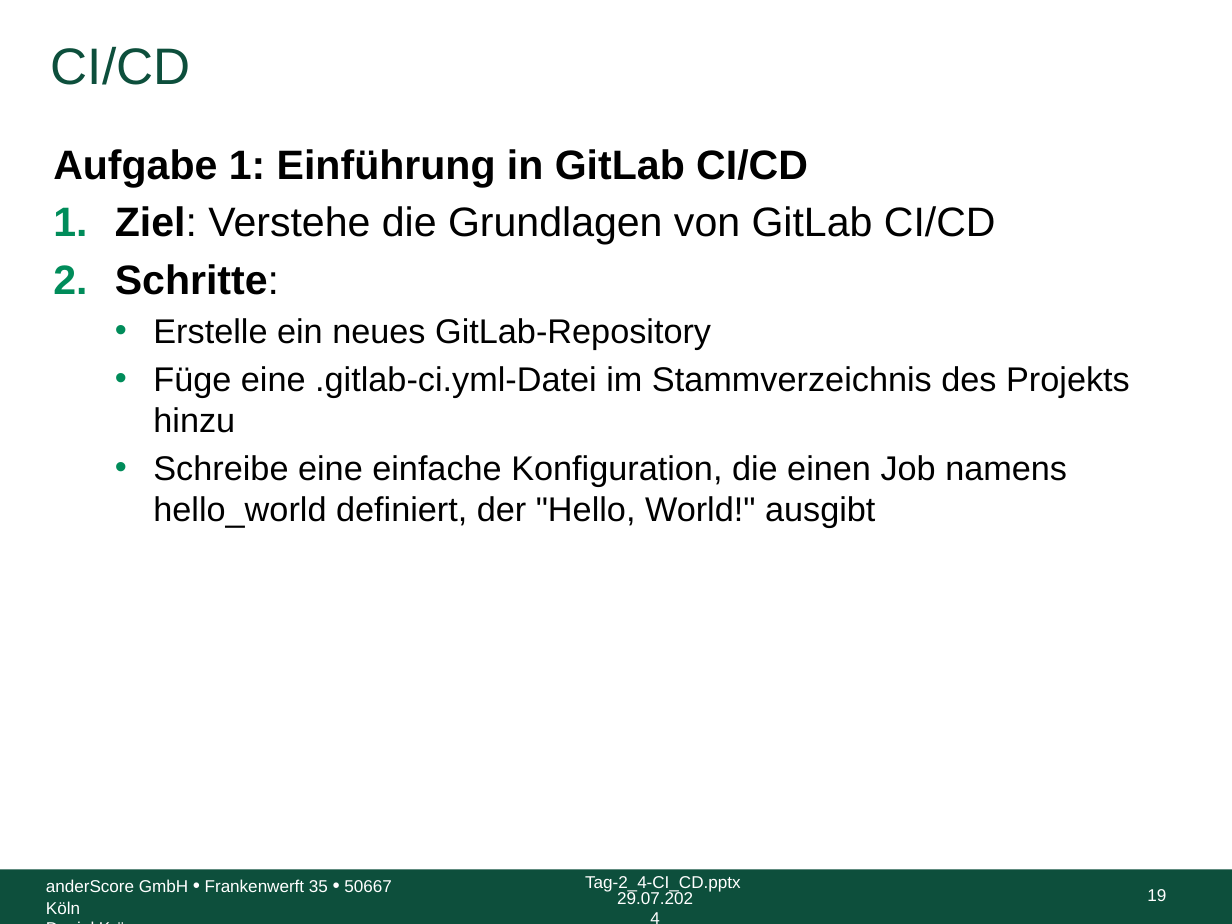
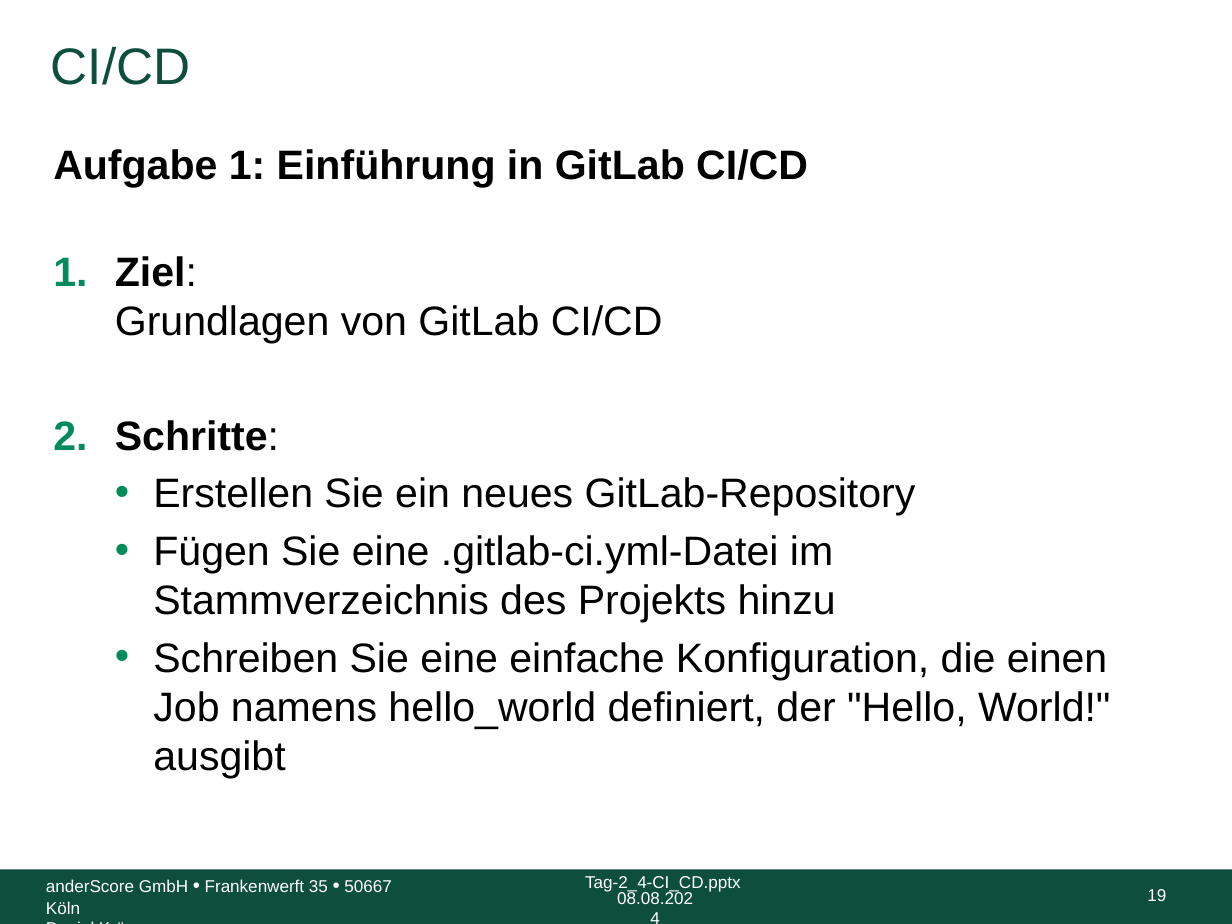
Before and after one commit to anderscore-gmbh/gitlab, a slide deck: slide 19 of slides/Tag-2_4-CI_CD.pptx. Drawn at 1232x924 pixels with LibreOffice and Linux fonts; fonts in the diff are those of the drawing; background and template pictures are left out. Boxes give left, top, right and bottom in pixels: in the first picture for what was removed or moved away, otherwise in the second. Text is boxed around its words. In the diff, an @@ line names an element or a change of style, - is before the commit and + after.

Commit message:
Verbesserungen der Struktur von Gitlab CI/CD aufgaben

```diff
--- a/slides/Tag-2_4-CI_CD.pptx
+++ b/slides/Tag-2_4-CI_CD.pptx
@@ text at [115,256,663,343]: text changed @@
-1. Ziel: Verstehe die Grundlagen von GitLab CI/CD
+1. Ziel:
+   Grundlagen von GitLab CI/CD
@@ text at [153,477,1110,779]: text changed; size 20 to 24 pt @@
-  • Erstelle ein neues GitLab-Repository
-  • Füge eine .gitlab-ci.yml-Datei im Stammverzeichnis des Projekts hinzu
-  • Schreibe eine einfache Konfiguration, die einen Job namens hello_world definiert, der "Hello, World!" ausgibt
+  • Erstellen Sie ein neues GitLab-Repository
+  • Fügen Sie eine .gitlab-ci.yml-Datei im Stammverzeichnis des Projekts hinzu
+  • Schreiben Sie eine einfache Konfiguration, die einen Job namens hello_world definiert, der "Hello, World!" ausgibt
@@ text at [617,890,693,904]: text changed @@
-29.07.2024
+08.08.2024
```
Also in this commit, not shown: 46 other slides changed.
